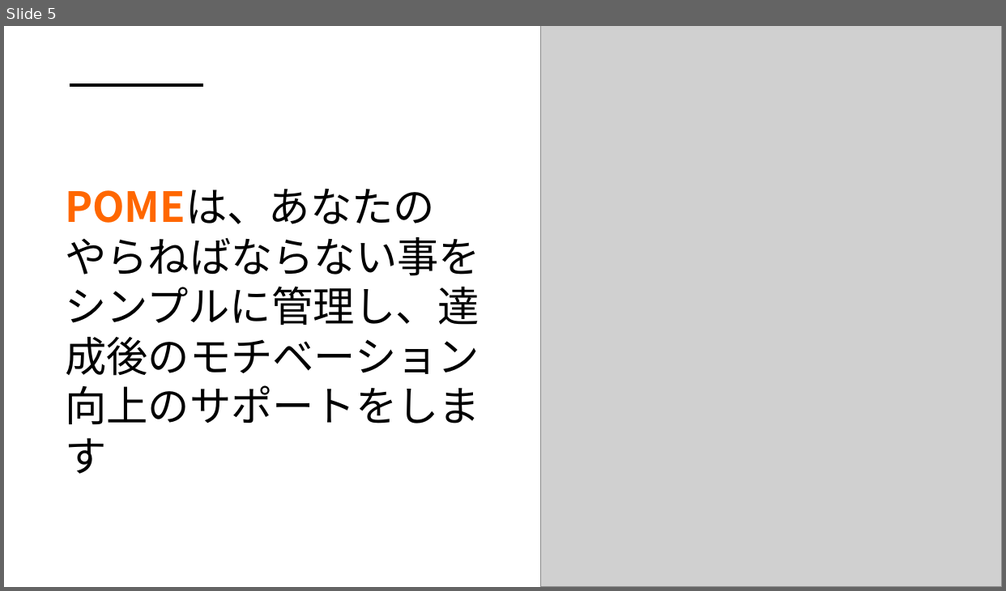
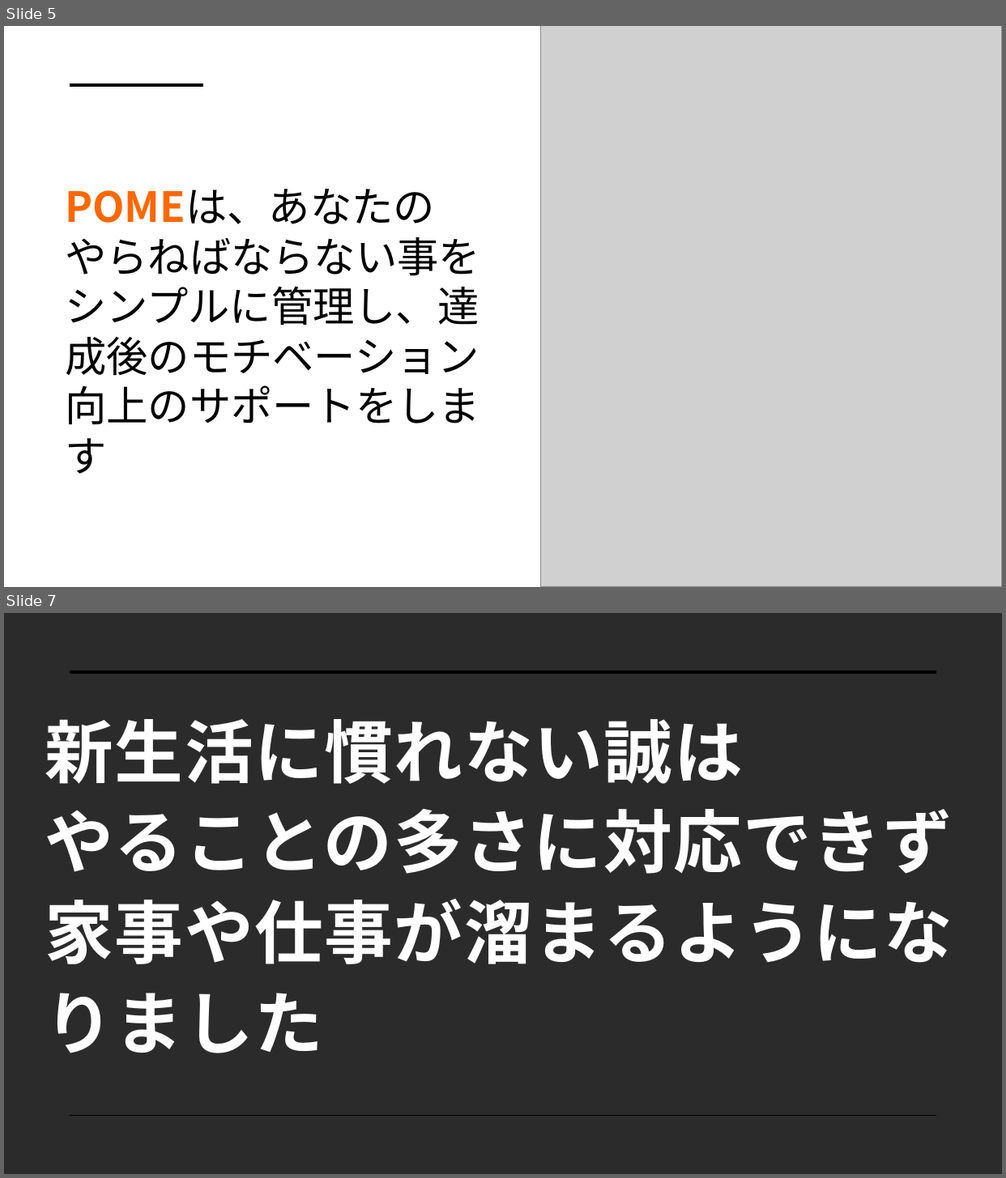
Before and after one commit to dojo2022/C-3, a slide deck: C-3_配布資料/0630_C3_発表資料.pptx. Shown one above the other, each under a label of ours: slide 5 before the commit, slides 5 and 7 after it; the slides between them are not shown. The pictures are 1006x591 and 1006x1178 pixels, drawn with LibreOffice and Linux fonts; fonts in the diff are those of the drawing; grey boxes stand for pictures; background and template pictures are left out; a plain dark background stands for a picture behind light text. Boxes give left, top, right and bottom in pixels: in the first picture for what was removed or moved away, otherwise in the second. Text is boxed around its words. In the diff, an @@ line names an element or a change of style, - is before the commit and + after.

```diff
--- a/C-3_配布資料/0630_C3_発表資料.pptx
+++ b/C-3_配布資料/0630_C3_発表資料.pptx
@@ slide 7 added at (4, 613, 1002, 1174), background picture (left out) @@
@@ line added from (70, 672) to (937, 672), #000000 3.5 pt @@
@@ title added at (44, 719, 952, 1054), 66 pt, text #FFFFFF, bold @@
+新生活に慣れない誠は
+やることの多さに対応できず家事や仕事が溜まるようになりました
@@ line added from (70, 1116) to (937, 1116), #000000 1 pt @@
```
Also in this commit, not shown: 17 other slides added.
